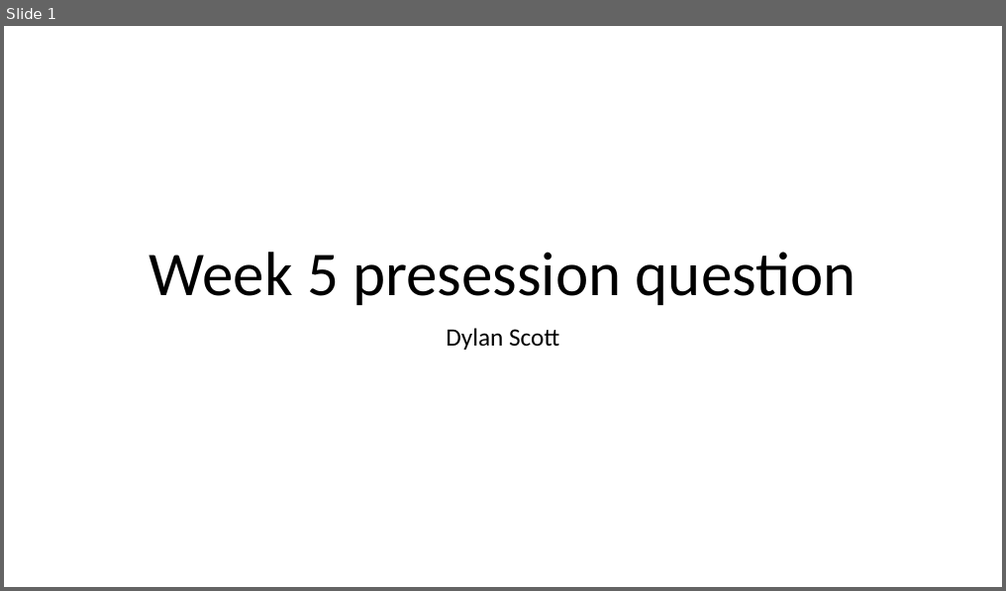
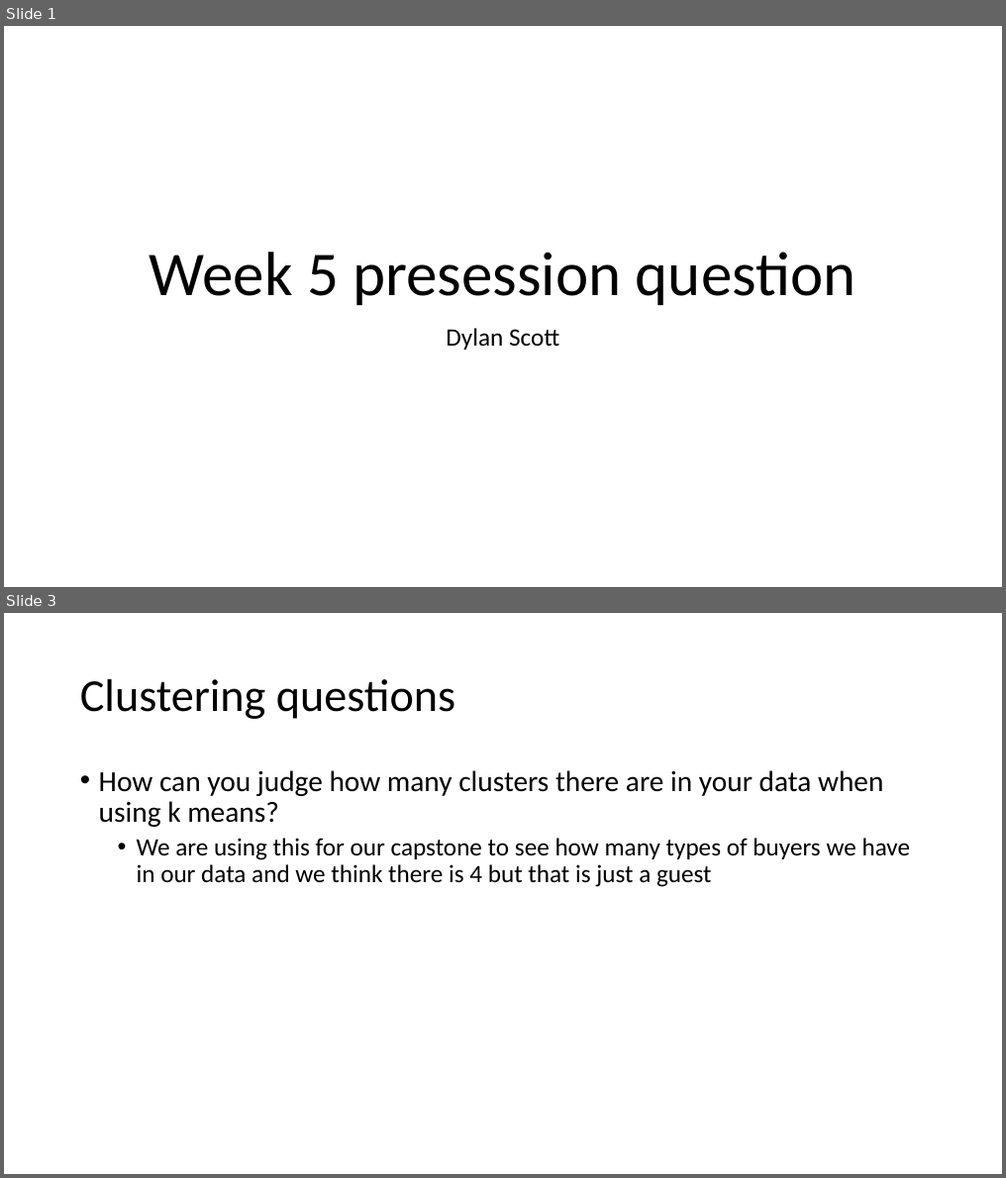
Before and after one commit to scottdyl/qtw, a slide deck: week 5/Dylan Scott Week 5 presession questions.pptx. Shown one above the other, each under a label of ours: slide 1 before the commit, slides 1 and 3 after it; the slides between them are not shown. The pictures are 1006x591 and 1006x1178 pixels, drawn with LibreOffice and Linux fonts; fonts in the diff are those of the drawing. Boxes give left, top, right and bottom in pixels: in the first picture for what was removed or moved away, otherwise in the second. Text is boxed around its words. In the diff, an @@ line names an element or a change of style, - is before the commit and + after.

```diff
--- a/week 5/Dylan Scott Week 5 presession questions.pptx
+++ b/week 5/Dylan Scott Week 5 presession questions.pptx
@@ slide 3 added at box(4, 613, 1002, 1174), background #FFFFFF @@
@@ title added at box(80, 679, 455, 719), 44 pt, text #000000 @@
+Clustering questions
@@ text added at box(99, 770, 911, 887), 24 pt, text #000000 @@
+• How can you judge how many clusters there are in your data when using k means?
+  • We are using this for our capstone to see how many types of buyers we have in our data and we think there is 4 but that is just a guest
```
Also in this commit, not shown: 1 other slide added, 2 slides removed.
